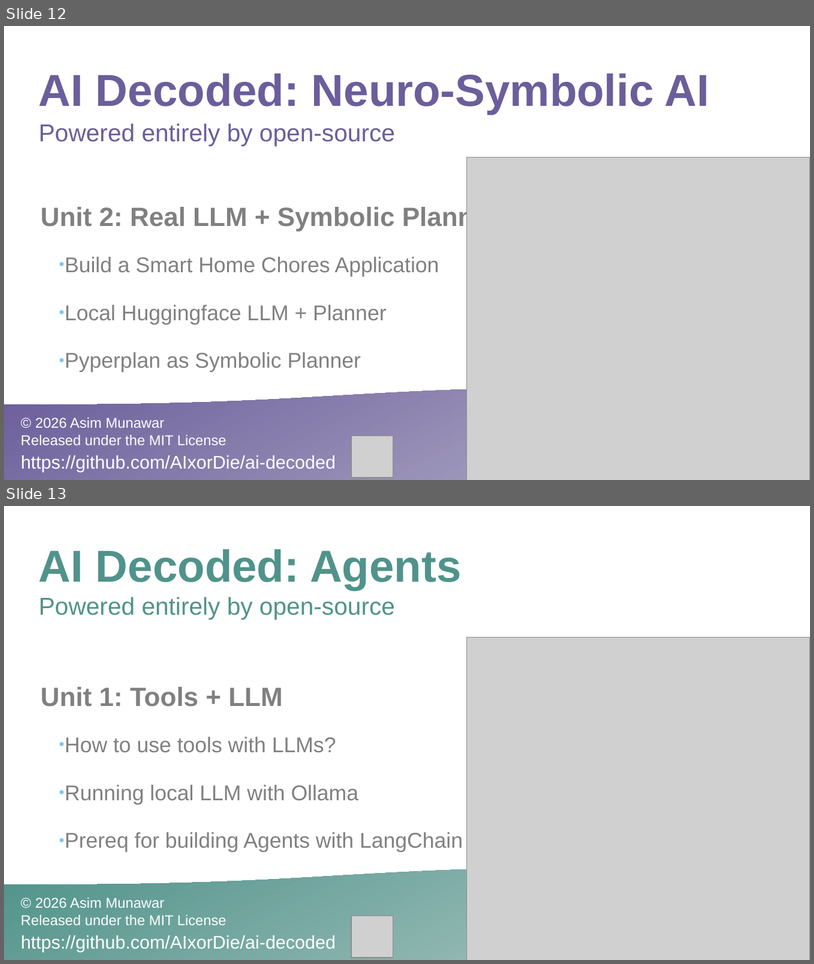
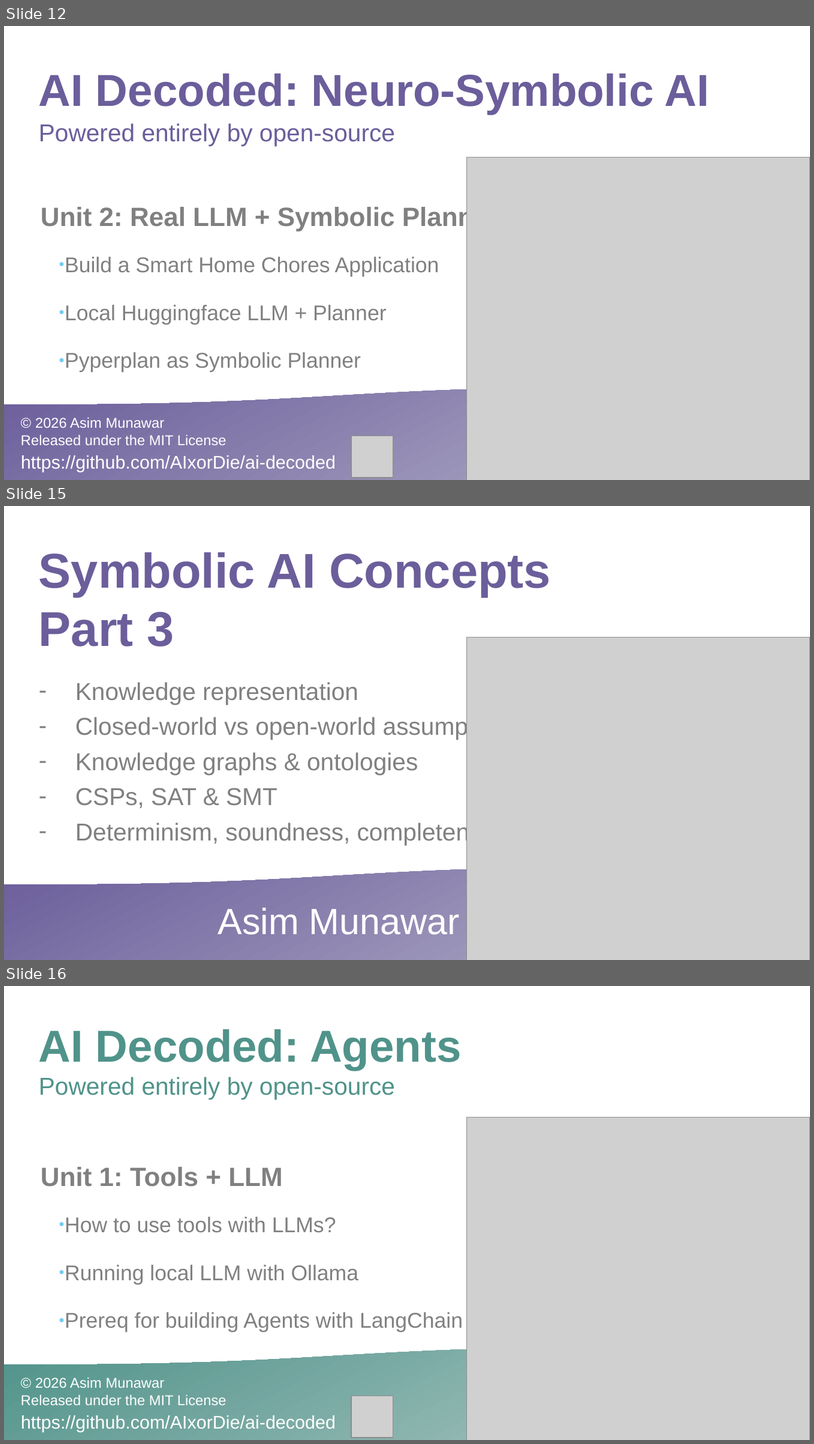
Before and after one commit to AIxorDie/ai-decoded, a slide deck: misc/yt_thumbnails.pptx. Shown one above the other, each under a label of ours: slides 12 and 13 before the commit, slides 12, 15 and 16 after it; the slides between them are not shown. The pictures are 814x964 and 814x1444 pixels, drawn with LibreOffice and Linux fonts; fonts in the diff are those of the drawing; grey boxes stand for pictures. Boxes give left, top, right and bottom in pixels: in the first picture for what was removed or moved away, otherwise in the second. Text is boxed around its words. In the diff, an @@ line names an element or a change of style, - is before the commit and + after.

Commit message:
symbolic ai added

```diff
--- a/misc/yt_thumbnails.pptx
+++ b/misc/yt_thumbnails.pptx
@@ slide 15 added at (4,506,810,960), background #FFFFFF @@
@@ title added at (39,552,551,646), 48 pt, text #6B5E9B, bold @@
+Symbolic AI Concepts
+Part 3
@@ picture added at (467,637,810,960) @@
@@ text added at (75,682,520,844), 24 pt, text #808080 @@
+– Knowledge representation
+– Closed‑world vs open‑world assumptions
+– Knowledge graphs & ontologies
+– CSPs, SAT & SMT
+– Determinism, soundness, completeness
@@ freeform shape added at (4,866,810,960), fill gradient #B7B3CA to #6B5E9B @@
@@ text added at (218,907,460,934), 36 pt, text #FFFFFF @@
+Asim Munawar
@@ what was slide 13 is now slide 16 @@
```
Also in this commit, not shown: 1 slide changed, 5 other slides added, 3 other files.
